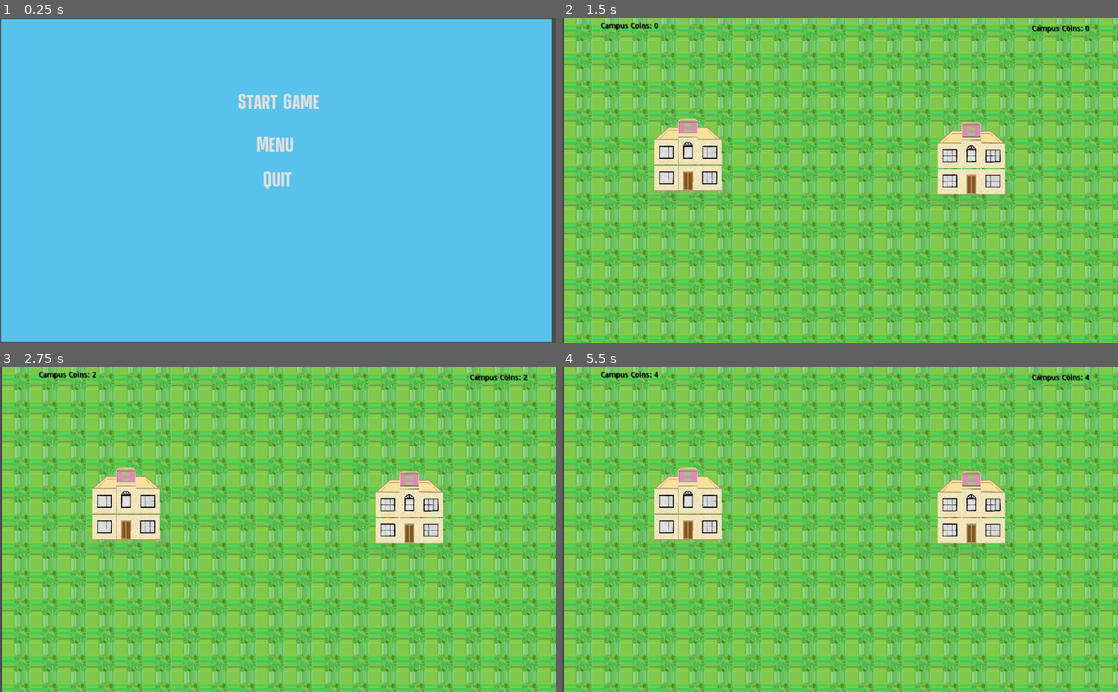
Above: before the commit, frames 1-4 (two rows, left to right).
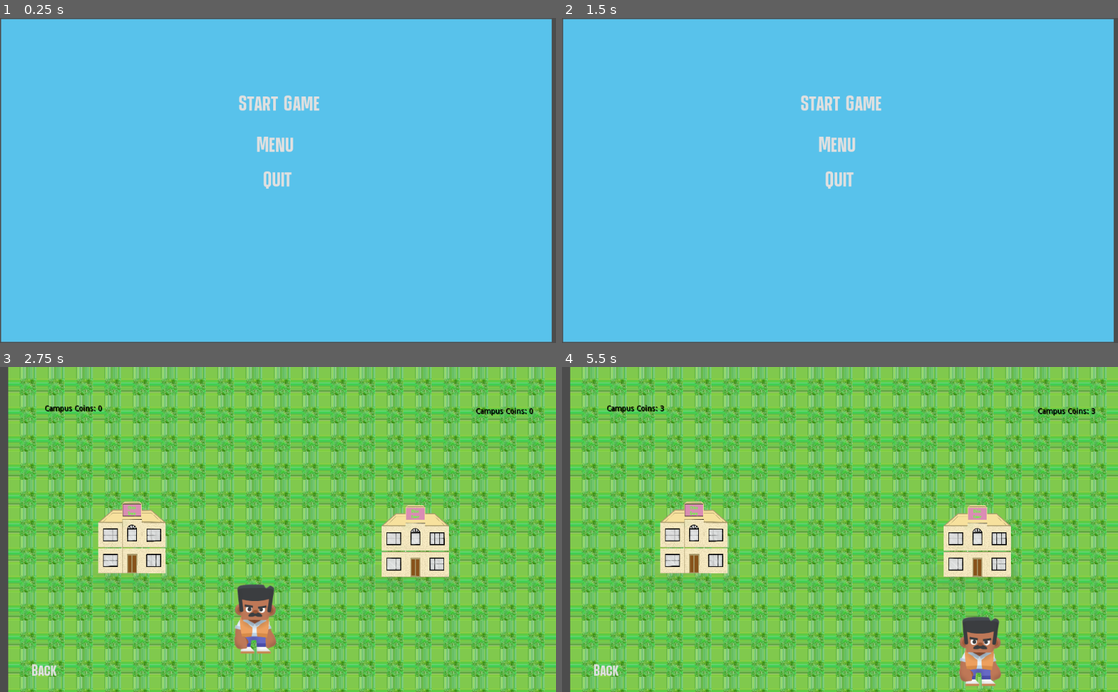
Above: after the commit, the same moments.

Repository: xLegoshiWolfx/Campus_Clash_Protoytpe
Game: Godot game, scene res://Scene/Main_Menu.tscn
Two runs of this game, one before a commit and one after it. Both use one fixed random seed, a clock stepped at 60 frames per second and the inputs below.
Inputs (mouse positions are in pixels of both pictures, inside the frame that each line leads up to):
- Up to frame 1 (0.25 s): no input
- Up to frame 2 (1.5 s): click "Start Game" at 0.5 s; click (606, 323) at 1.25 s, where only the run after the commit has a clickable "Back"
- Up to frame 3 (2.75 s): click (278, 454) at 2 s, where only the run after the commit has a clickable "Start Game"
- Up to frame 4 (5.5 s): tap Enter at 2.75 s; hold Right (move_right) 2.78-3.53 s; hold Down (move_down) 3.53-4.28 s; hold Right (move_right) 4.28-5.03 s; hold Up (move_up) from 5.03 s (still down)

The runs differ from the first frame. In frame 1, 0.3% of the frame differs, in the area x 42-58%, y 23-29%; in frame 2, 100%, in the area x 0-100%, y 0-100%; in frame 3, 65%; in frame 4, 65%.

Commit message:
Fixed layering and collusion
It's pretty dang good right now ngl.

Diff:
--- a/Scene/Main_Menu.gd
+++ b/Scene/Main_Menu.gd
@@ -2,7 +2,7 @@
 
 
 func _on_Button_pressed():
-	get_tree().change_scene("res://Scene/Player_1.tscn")
+	get_tree().change_scene("res://Scene/TileMap.tscn")
 
 func _on_Button2_pressed():
 	get_tree().change_scene("res://Scene/Second_Scene.tscn")
--- a/Scene/Main_Menu.tscn
+++ b/Scene/Main_Menu.tscn
@@ -29,10 +29,10 @@
 }
 
 [node name="Start_game_button" type="Button" parent="."]
-margin_left = 431.752
-margin_top = 134.712
-margin_right = 593.752
-margin_bottom = 180.712
+margin_left = 432.752
+margin_top = 137.712
+margin_right = 594.752
+margin_bottom = 183.712
 custom_fonts/font = SubResource( 1 )
 text = "Start Game"
 flat = true
--- a/Scene/Player_1.tscn
+++ b/Scene/TileMap.tscn
@@ -1,90 +1,51 @@
 [gd_scene load_steps=13 format=2]
 
-[ext_resource path="res://PNG/Tile.png" type="Texture" id=1]
-[ext_resource path="res://highman/Highman.ttf" type="DynamicFontData" id=2]
-[ext_resource path="res://Scene/Player_1.gd" type="Script" id=3]
-[ext_resource path="res://PNG/Character_idle.png" type="Texture" id=4]
-[ext_resource path="res://Tile Map/Tile_map_texture.tres" type="TileSet" id=5]
-[ext_resource path="res://PNG/Chloe_tower_1.png" type="Texture" id=6]
-[ext_resource path="res://Scene/Human Timer Scene.gd" type="Script" id=7]
-[ext_resource path="res://Scene/Human Timer.gd" type="Script" id=8]
+[ext_resource path="res://Tile Map/Tile_map_texture.tres" type="TileSet" id=1]
+[ext_resource path="res://PNG/Tile.png" type="Texture" id=2]
+[ext_resource path="res://PNG/Character_idle.png" type="Texture" id=3]
+[ext_resource path="res://PNG/Chloe_tower_1.png" type="Texture" id=4]
+[ext_resource path="res://Scene/Human Timer Scene.gd" type="Script" id=5]
+[ext_resource path="res://highman/Highman.ttf" type="DynamicFontData" id=6]
+[ext_resource path="res://Scene/Human Timer.gd" type="Script" id=7]
+[ext_resource path="res://Scene/Player_1.gd" type="Script" id=8]
 [ext_resource path="res://Scene/AI Timer Label.gd" type="Script" id=9]
 
 [sub_resource type="RectangleShape2D" id=1]
-extents = Vector2( 26.7002, 54.8772 )
+extents = Vector2( 57.8546, 58.7715 )
 
 [sub_resource type="DynamicFont" id=2]
 size = 30
-font_data = ExtResource( 2 )
+font_data = ExtResource( 6 )
 
 [sub_resource type="RectangleShape2D" id=3]
-extents = Vector2( 407.46, 457.145 )
+extents = Vector2( 759.182, 989.939 )
 
-[node name="Player_1" type="Node2D"]
-position = Vector2( 55.961, -10.4214 )
+[node name="TileMap" type="Node2D"]
+position = Vector2( 67, 52 )
 
-[node name="Player_1" type="KinematicBody2D" parent="."]
-script = ExtResource( 3 )
-
-[node name="Character_idle" type="Sprite" parent="Player_1"]
-position = Vector2( -161.632, 428.327 )
-scale = Vector2( 0.711399, 0.683054 )
-texture = ExtResource( 4 )
-
-[node name="CollisionShape2D" type="CollisionShape2D" parent="Player_1"]
-position = Vector2( -160.313, 455.732 )
-shape = SubResource( 1 )
-
-[node name="Button" type="Button" parent="."]
-margin_left = -29.8927
-margin_top = 611.357
-margin_right = 103.107
-margin_bottom = 656.358
-custom_fonts/font = SubResource( 2 )
-text = "Back"
-flat = true
-__meta__ = {
-"_edit_use_anchors_": false
-}
-
-[node name="Wall14" type="StaticBody2D" parent="."]
-position = Vector2( -237.051, 260.803 )
-
-[node name="Sprite" type="Sprite" parent="Wall14"]
-position = Vector2( 32.1972, 33.1993 )
-scale = Vector2( 0.0634007, 0.0663025 )
-texture = ExtResource( 1 )
-
-[node name="CollisionShape2D" type="CollisionShape2D" parent="Wall14"]
-position = Vector2( 34.3945, 34.666 )
-scale = Vector2( 0.0798212, 0.0660499 )
-shape = SubResource( 3 )
-
-[node name="Node2D" type="Node2D" parent="."]
-
-[node name="Campus Map" type="TileMap" parent="Node2D"]
-tile_set = ExtResource( 5 )
+[node name="Campus Map" type="TileMap" parent="."]
+tile_set = ExtResource( 1 )
 cell_size = Vector2( 52, 52 )
 format = 1
 tile_data = PoolIntArray( -1, 1610612736, 0, -65536, 1610612736, 0, -65535, 1610612736, 0, -65534, 1610612736, 0, -6553 …(7188 unchanged characters)…
 
-[node name="Human Building" type="Sprite" parent="Node2D"]
+[node name="Human Building" type="Sprite" parent="."]
 position = Vector2( 185.111, 270.042 )
 scale = Vector2( 0.118008, 0.155884 )
-texture = ExtResource( 6 )
+texture = ExtResource( 4 )
 __meta__ = {
 "_editor_description_": ""
 }
 
-[node name="AI Building" type="Sprite" parent="Node2D"]
+[node name="AI Building" type="Sprite" parent="."]
 position = Vector2( 706.892, 276.556 )
 scale = Vector2( 0.118, 0.156 )
-texture = ExtResource( 6 )
+texture = ExtResource( 4 )
 
-[node name="Human Timer Scene2" type="Node2D" parent="Node2D"]
-script = ExtResource( 7 )
+[node name="Currency" type="Node2D" parent="."]
+script = ExtResource( 5 )
 
-[node name="Human Timer Label" type="Label" parent="Node2D/Human Timer Scene2"]
+[node name="Human Timer Label" type="Label" parent="Currency"]
 margin_left = 14.7574
 margin_top = 18.4142
 margin_right = 138.757
@@ -92,14 +53,14 @@
 custom_colors/font_color = Color( 0, 0, 0, 1 )
 custom_colors/font_outline_modulate = Color( 0, 0, 0, 1 )
 custom_colors/font_color_shadow = Color( 0, 0, 0, 1 )
-script = ExtResource( 8 )
+script = ExtResource( 7 )
 __meta__ = {
 "_edit_use_anchors_": false
 }
 
-[node name="Human Timer Node" type="Timer" parent="Node2D/Human Timer Scene2"]
+[node name="Human Timer Node" type="Timer" parent="Currency"]
 
-[node name="AI Timer Label" type="Label" parent="Node2D/Human Timer Scene2"]
+[node name="AI Timer Label" type="Label" parent="Currency"]
 margin_left = 809.088
 margin_top = 23.0
 margin_right = 932.088
@@ -112,8 +73,48 @@
 "_edit_use_anchors_": false
 }
 
-[node name="AI Timer Node" type="Timer" parent="Node2D/Human Timer Scene2"]
+[node name="AI Timer Node" type="Timer" parent="Currency"]
 
-[connection signal="pressed" from="Button" to="Player_1" method="_on_Button_pressed"]
-[connection signal="timeout" from="Node2D/Human Timer Scene2/Human Timer Node" to="Node2D/Human Timer Scene2" method="_on_Human_Timer_Node_timeout"]
-[connection signal="timeout" from="Node2D/Human Timer Scene2/AI Timer Node" to="Node2D/Human Timer Scene2" method="_on_AI_Timer_Node_timeout"]
+[node name="Human Player" type="Node2D" parent="."]
+position = Vector2( 55.961, -10.4214 )
+
+[node name="Player_1" type="KinematicBody2D" parent="Human Player"]
+script = ExtResource( 8 )
+
+[node name="Character_idle" type="Sprite" parent="Human Player/Player_1"]
+position = Vector2( 346.071, 400.043 )
+scale = Vector2( 0.711399, 0.683054 )
+texture = ExtResource( 3 )
+
+[node name="CollisionShape2D" type="CollisionShape2D" parent="Human Player/Player_1"]
+position = Vector2( 351.632, 423.205 )
+shape = SubResource( 1 )
+
+[node name="Button" type="Button" parent="Human Player"]
+margin_left = -107.674
+margin_top = 498.22
+margin_right = 25.3253
+margin_bottom = 543.221
+custom_fonts/font = SubResource( 2 )
+text = "Back"
+flat = true
+__meta__ = {
+"_edit_use_anchors_": false
+}
+
+[node name="Collusion Test" type="StaticBody2D" parent="Human Player"]
+position = Vector2( 347.019, 257.975 )
+
+[node name="Sprite" type="Sprite" parent="Human Player/Collusion Test"]
+position = Vector2( -588.642, 101.082 )
+scale = Vector2( 0.0634007, 0.0663025 )
+texture = ExtResource( 2 )
+
+[node name="CollisionShape2D" type="CollisionShape2D" parent="Human Player/Collusion Test"]
+position = Vector2( -228.648, 21.9375 )
+scale = Vector2( 0.0798212, 0.0660499 )
+shape = SubResource( 3 )
+
+[connection signal="timeout" from="Currency/Human Timer Node" to="Currency" method="_on_Human_Timer_Node_timeout"]
+[connection signal="timeout" from="Currency/AI Timer Node" to="Currency" method="_on_AI_Timer_Node_timeout"]
+[connection signal="pressed" from="Human Player/Button" to="Human Player/Player_1" method="_on_Button_pressed"]
